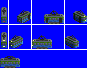
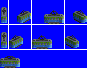
Revision of a layered 87px x 68px image; what changed, layer by layer:
hid "doors" over [21, 14, 81, 23]
added layer "windows" above "2cc" over [0, 14, 86, 64]
painted on "2cc" over [0, 13, 87, 67]
